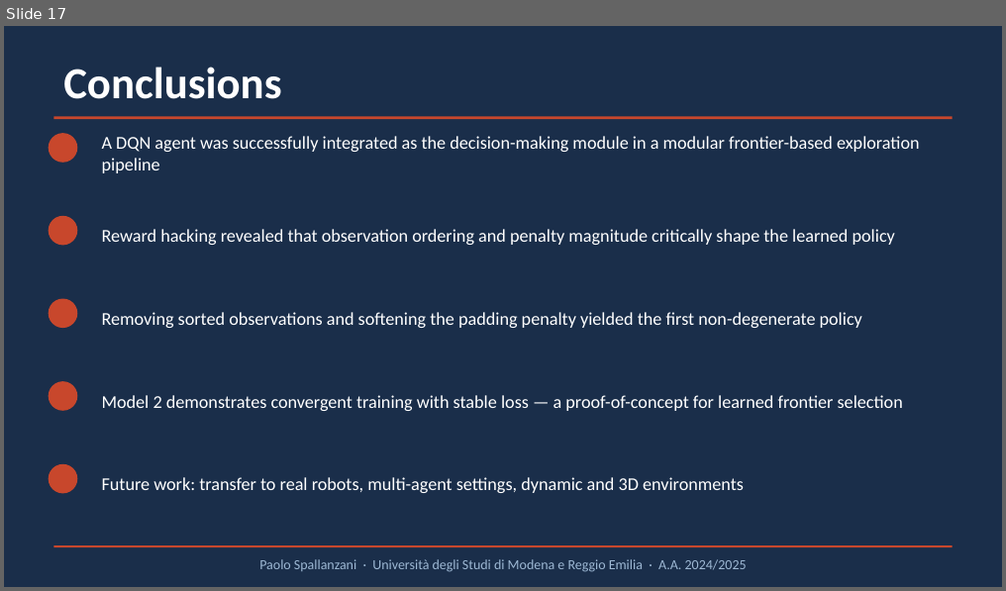
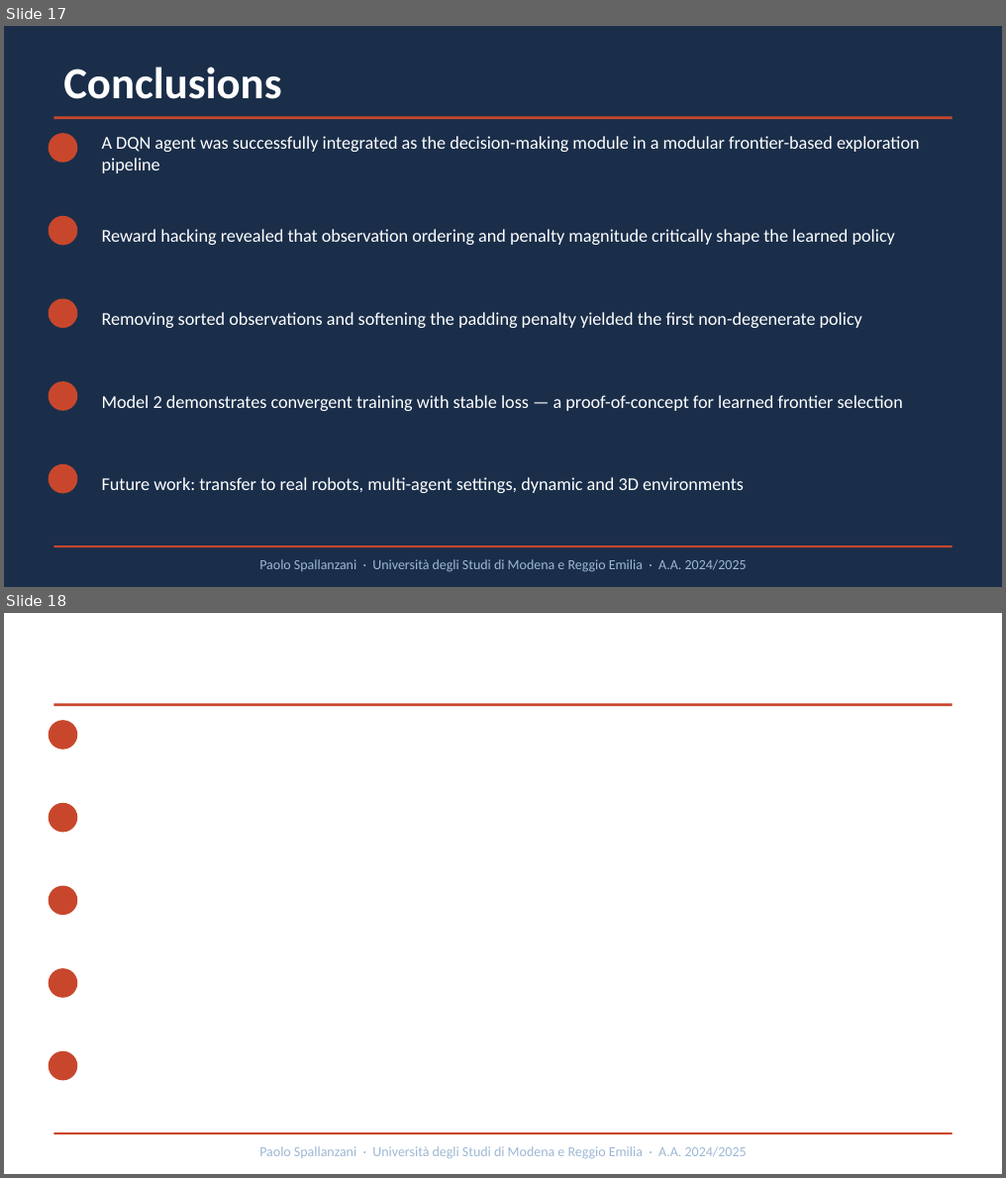
Before and after one commit to Paolo-Spall/presentazione_tesi_dae, a slide deck: presentation_draft.pptx. Shown one above the other, each under a label of ours: slide 17 before the commit, slides 17 and 18 after it. The pictures are 1006x591 and 1006x1178 pixels, drawn with LibreOffice and Linux fonts; fonts in the diff are those of the drawing. Boxes give left, top, right and bottom in pixels: in the first picture for what was removed or moved away, otherwise in the second. Text is boxed around its words. In the diff, an @@ line names an element or a change of style, - is before the commit and + after.

```diff
--- a/presentation_draft.pptx
+++ b/presentation_draft.pptx
@@ slide 18 added at (4, 613, 1002, 1174), background #FFFFFF @@
@@ ellipse added at (49, 721, 77, 749), fill #C8472C, outline #C8472C 1 pt @@
@@ line added from (54, 705) to (952, 705), #C8472C 2 pt @@
@@ ellipse added at (49, 804, 77, 832), fill #C8472C, outline #C8472C 1 pt @@
@@ ellipse added at (49, 886, 77, 914), fill #C8472C, outline #C8472C 1 pt @@
@@ ellipse added at (49, 969, 77, 997), fill #C8472C, outline #C8472C 1 pt @@
@@ ellipse added at (49, 1053, 77, 1080), fill #C8472C, outline #C8472C 1 pt @@
@@ line added from (54, 1134) to (952, 1134), #C8472C 1.5 pt @@
@@ text added at (259, 1147, 746, 1158), 10 pt, text #9DB8D4 @@
+Paolo Spallanzani · Università degli Studi di Modena e Reggio Emilia · A.A. 2024/2025
```
Also in this commit, not shown: 3 slides changed, 3 other files.
